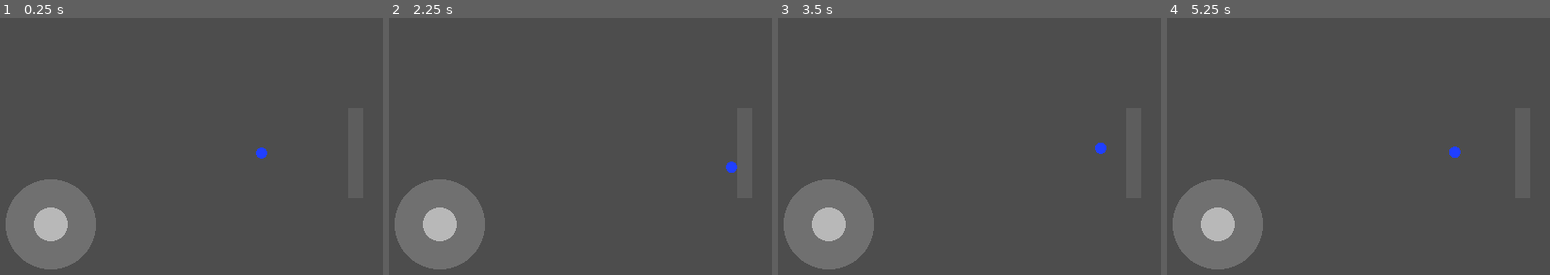
Above: before the commit, frames 1-4 (left to right).
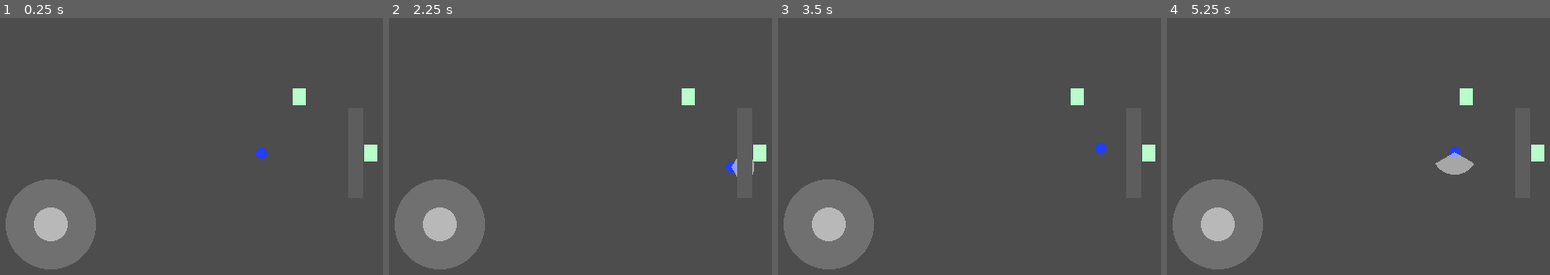
Above: after the commit, the same moments.

Repository: arturan2101/diplome_game
Game: Godot game, scene res://main/main.tscn
Same seed, same stepped clock (60 frames per second), same inputs: the game is played once before the commit and once after it.
Inputs (mouse positions are in pixels of both pictures, inside the frame that each line leads up to):
- Up to frame 1 (0.25 s): no input
- Up to frame 2 (2.25 s): tap Enter at 0.5 s; move the mouse to (outside the picture) at 0.52 s; hold D (move_right) 0.53-1.25 s; tap J (attack, bound only after the commit) at 0.6, 2.1 s; click (outside the picture) at 0.67 s; drag from (530, 169) to (618, 221) at 1.27 s; move the mouse to (710, 79) at 2.02 s; hold D (move_right) from 2.03 s (still down)
- Up to frame 3 (3.5 s): release D (move_right) at 2.75 s; tap Space at 2.75 s; drag from (1007, 221) to (858, 102) at 2.77 s
- Up to frame 4 (5.25 s): move the mouse to (outside the picture) at 3.52 s; hold A (move_left) 3.53-4.25 s; tap J (attack, bound only after the commit) at 3.6, 5.1 s; tap Enter at 4.25 s; drag from (1247, 102) to (1339, 69) at 4.27 s; move the mouse to (1458, 154) at 5.02 s; hold S (move_down) from 5.03 s (still down); click (1458, 154) at 5.17 s

The runs differ from the first frame. In frame 1, 0.5% of the frame differs, in the area x 76-99%, y 27-56%; in frame 2, 0.5%; in frame 3, 0.5%; in frame 4, 1.0%, in the area x 70-99%, y 27-61%.

Commit message:
Add sword single hit, damage system and training dummy
- WeaponData / MeleeWeaponData resources, Weapon / MeleeWeapon behaviour:
  arc hit detection via physics query, one hit per target per swing,
  line-of-sight check against the world layer
- DamageInfo (amount, source, source_id), Health and Hurtbox components
- TrainingDummy target, sword.tres, attack action on J
- 2D physics layer names; conventions recorded in CLAUDE.md
- tests/test_melee_weapon.gd

Co-Authored-By: Claude Opus 5.5 <noreply@anthropic.com>

Diff:
--- /dev/null
+++ b/actors/enemies/training_dummy.gd
@@ -0,0 +1,43 @@
+class_name TrainingDummy
+extends CharacterBody2D
+## Target for testing weapons: flashes when hit, prints the hit, restores itself after "death".
+## A CharacterBody2D so that knockback can move it later.
+
+@export var health: Health
+## Visual node tinted on hit (the PlaceholderShape for now).
+@export var visual: CanvasItem
+@export var hit_color: Color = Color(1.0, 0.3, 0.3)
+@export var defeated_color: Color = Color(1.0, 1.0, 1.0, 0.3)
+## Seconds for the hit tint to fade.
+@export var flash_duration: float = 0.15
+## Seconds before a defeated dummy restores its health.
+@export var restore_delay: float = 1.0
+
+var _flash_tween: Tween = null
+
+
+func _ready() -> void:
+	health.damaged.connect(_on_damaged)
+	health.died.connect(_on_died)
+
+
+func _on_damaged(info: DamageInfo) -> void:
+	print("%s: %d damage from %s, hp %d/%d" % [name, info.amount, info.source_id, health.hp, health.max_hp])
+	_stop_flash()
+	visual.modulate = hit_color
+	_flash_tween = create_tween()
+	_flash_tween.tween_property(visual, "modulate", Color.WHITE, flash_duration)
+
+
+func _on_died(_info: DamageInfo) -> void:
+	_stop_flash()
+	visual.modulate = defeated_color
+	await get_tree().create_timer(restore_delay).timeout
+	health.reset()
+	visual.modulate = Color.WHITE
+	print("%s: restored" % name)
+
+
+func _stop_flash() -> void:
+	if _flash_tween != null:
+		_flash_tween.kill()
--- /dev/null
+++ b/actors/enemies/training_dummy.tscn
@@ -0,0 +1,44 @@
+[gd_scene format=3 uid="uid://dqytegvmgnaim"]
+
+[ext_resource type="Script" uid="uid://fe4xrj1h6seq" path="res://actors/enemies/training_dummy.gd" id="1_1a3ta"]
+[ext_resource type="Script" uid="uid://di3pkn0s3mymi" path="res://actors/placeholder_shape.gd" id="2_s2bpk"]
+[ext_resource type="Script" uid="uid://bech2h0liorq5" path="res://combat/health.gd" id="3_4apxh"]
+[ext_resource type="Script" uid="uid://dbyxqej24j4mh" path="res://combat/hurtbox.gd" id="4_dimja"]
+
+[sub_resource type="CircleShape2D" id="CircleShape2D_ndusb"]
+radius = 7.0
+
+[sub_resource type="CircleShape2D" id="CircleShape2D_4imvi"]
+radius = 8.0
+
+[node name="TrainingDummy" type="CharacterBody2D" unique_id=1620336158 node_paths=PackedStringArray("health", "visual")]
+collision_layer = 4
+script = ExtResource("1_1a3ta")
+health = NodePath("Health")
+visual = NodePath("PlaceholderShape")
+metadata/_custom_type_script = "uid://fe4xrj1h6seq"
+
+[node name="CollisionShape2D" type="CollisionShape2D" parent="." unique_id=1368573064]
+shape = SubResource("CircleShape2D_ndusb")
+
+[node name="PlaceholderShape" type="Node2D" parent="." unique_id=1215974679]
+script = ExtResource("2_s2bpk")
+shape_type = 1
+size = Vector2(14, 18)
+color = Color(0.7167339, 0.99404186, 0.7931544, 1)
+metadata/_custom_type_script = "uid://di3pkn0s3mymi"
+
+[node name="Health" type="Node" parent="." unique_id=1108304420]
+script = ExtResource("3_4apxh")
+max_hp = 50
+metadata/_custom_type_script = "uid://bech2h0liorq5"
+
+[node name="Hurtbox" type="Area2D" parent="." unique_id=979687641 node_paths=PackedStringArray("health")]
+collision_layer = 16
+collision_mask = 0
+script = ExtResource("4_dimja")
+health = NodePath("../Health")
+metadata/_custom_type_script = "uid://dbyxqej24j4mh"
+
+[node name="CollisionShape2D" type="CollisionShape2D" parent="Hurtbox" unique_id=797760339]
+shape = SubResource("CircleShape2D_4imvi")
--- a/actors/player/player.gd
+++ b/actors/player/player.gd
@@ -1,7 +1,7 @@
 class_name Player
 extends CharacterBody2D
-## Player character with top-down movement.
-## Reads only Input Map actions, so keyboard and the touch joystick drive it the same way.
+## Player character: top-down movement and attacks with the equipped weapon.
+## Reads only Input Map actions, so keyboard and touch controls drive it the same way.
 
 ## Maximum speed in pixels per second.
 @export var move_speed: float = 90.0
@@ -9,17 +9,41 @@
 @export var acceleration: float = 900.0
 ## How quickly the player stops when there is no input, in pixels per second squared.
 @export var deceleration: float = 1200.0
+## Weapon the player starts with. Later it is chosen before the run.
+@export var starting_weapon: WeaponData
 
-## Last non-zero movement direction (unit vector). Used later by attacks and auto-aim.
+## Last non-zero movement direction (unit vector). Used by attacks and later by auto-aim.
 var facing: Vector2 = Vector2.RIGHT
+## Currently equipped weapon node, null when unarmed.
+var weapon: Weapon = null
 
 
 func _ready() -> void:
 	# Top-down game: no floor or gravity, every collision is treated as a wall.
 	motion_mode = CharacterBody2D.MOTION_MODE_FLOATING
+	if starting_weapon != null:
+		equip(starting_weapon)
 
 
 func _physics_process(delta: float) -> void:
+	_move(delta)
+	if weapon != null and Input.is_action_just_pressed("attack"):
+		weapon.try_attack(facing)
+
+
+## Replaces the current weapon with a new one built from weapon_data.
+func equip(weapon_data: WeaponData) -> void:
+	if weapon_data.weapon_scene == null:
+		push_error("Weapon %s has no weapon_scene" % weapon_data.id)
+		return
+	if weapon != null:
+		weapon.queue_free()
+	weapon = weapon_data.weapon_scene.instantiate() as Weapon
+	weapon.setup(weapon_data, self)
+	add_child(weapon)
+
+
+func _move(delta: float) -> void:
 	# Length is at most 1, and below 1 when a joystick is only partly tilted.
 	var input_dir: Vector2 = Input.get_vector("move_left", "move_right", "move_up", "move_down")
 	if input_dir != Vector2.ZERO:
--- a/actors/player/player.tscn
+++ b/actors/player/player.tscn
@@ -2,12 +2,16 @@
 
 [ext_resource type="Script" uid="uid://cudcxsst6v8xw" path="res://actors/player/player.gd" id="1_ilk7j"]
 [ext_resource type="Script" uid="uid://di3pkn0s3mymi" path="res://actors/placeholder_shape.gd" id="2_ax26v"]
+[ext_resource type="Resource" uid="uid://bbblvshpl8u70" path="res://combat/weapons/sword.tres" id="2_lsqbn"]
 
 [sub_resource type="CircleShape2D" id="CircleShape2D_ndusb"]
 radius = 6.0
 
 [node name="Player" type="CharacterBody2D" unique_id=282258107]
+collision_layer = 2
+collision_mask = 5
 script = ExtResource("1_ilk7j")
+starting_weapon = ExtResource("2_lsqbn")
 
 [node name="CollisionShape2D" type="CollisionShape2D" parent="." unique_id=1846017841]
 shape = SubResource("CircleShape2D_ndusb")
--- /dev/null
+++ b/combat/damage_info.gd
@@ -0,0 +1,17 @@
+class_name DamageInfo
+extends RefCounted
+## One instance of damage: how much and who dealt it.
+## Travels weapon -> Hurtbox -> Health -> signals, so telemetry can count damage
+## per enemy type and per weapon.
+
+var amount: int = 0
+## Node that dealt the damage (the player or an enemy). It may be freed later, so read it right away.
+var source: Node = null
+## Stable id of what dealt the damage: weapon id (&"sword") or enemy type (&"skeleton").
+var source_id: StringName = &""
+
+
+func _init(damage_amount: int = 0, damage_source: Node = null, damage_source_id: StringName = &"") -> void:
+	amount = damage_amount
+	source = damage_source
+	source_id = damage_source_id
--- /dev/null
+++ b/combat/health.gd
@@ -0,0 +1,35 @@
+class_name Health
+extends Node
+## Hit points of any actor: player, enemies, training dummy.
+## Reports changes with signals, so it does not need to know who owns it.
+
+## Emitted after damage is applied; hp is already reduced.
+signal damaged(info: DamageInfo)
+## Emitted once when hp reaches zero; info describes the killing blow.
+signal died(info: DamageInfo)
+
+@export var max_hp: int = 100
+
+var hp: int = 0
+
+
+func _ready() -> void:
+	hp = max_hp
+
+
+func take_damage(info: DamageInfo) -> void:
+	if is_dead() or info.amount <= 0:
+		return
+	hp = maxi(hp - info.amount, 0)
+	damaged.emit(info)
+	if hp == 0:
+		died.emit(info)
+
+
+func is_dead() -> bool:
+	return hp <= 0
+
+
+## Restores full health (restored dummy, new run).
+func reset() -> void:
+	hp = max_hp
--- /dev/null
+++ b/combat/hurtbox.gd
@@ -0,0 +1,17 @@
+class_name Hurtbox
+extends Area2D
+## Area that attacks can hit. Forwards every hit to the owner's Health.
+## Put it on a hurtbox physics layer (player_hurtbox or enemy_hurtbox).
+
+## Health that receives the damage, usually a sibling node.
+@export var health: Health
+
+
+func _ready() -> void:
+	if health == null:
+		push_warning("Hurtbox %s has no Health assigned" % get_path())
+
+
+func receive_hit(info: DamageInfo) -> void:
+	if health != null:
+		health.take_damage(info)
--- /dev/null
+++ b/combat/weapons/melee_weapon.gd
@@ -0,0 +1,102 @@
+class_name MeleeWeapon
+extends Weapon
+## Sword-like weapon. During a short swing it damages every Hurtbox inside an arc
+## in front of the wielder: each target at most once per swing, never through walls.
+
+## Number of segments used to draw the placeholder arc.
+const ARC_SEGMENTS: int = 12
+
+## Physics layers of the hurtboxes this weapon can damage (enemy_hurtbox).
+@export_flags_2d_physics var target_mask: int = 16
+## Physics layers that block hits (world).
+@export_flags_2d_physics var wall_mask: int = 1
+## Colour of the placeholder swing arc.
+@export var arc_color: Color = Color(1.0, 1.0, 1.0, 0.5)
+
+var _stats: MeleeWeaponData = null
+var _query: PhysicsShapeQueryParameters2D = PhysicsShapeQueryParameters2D.new()
+var _swing_direction: Vector2 = Vector2.RIGHT
+var _swing_time_left: float = 0.0
+var _cooldown_left: float = 0.0
+## Hurtboxes already damaged by the current swing.
+var _hit_this_swing: Array[Hurtbox] = []
+
+
+func setup(weapon_data: WeaponData, weapon_wielder: Node2D) -> void:
+	super(weapon_data, weapon_wielder)
+	_stats = weapon_data as MeleeWeaponData
+	if _stats == null:
+		push_error("MeleeWeapon needs MeleeWeaponData, got %s" % weapon_data)
+		return
+	# The query asks the physics engine which hurtboxes are inside a circle of radius reach.
+	var reach_shape: CircleShape2D = CircleShape2D.new()
+	reach_shape.radius = _stats.reach
+	_query.shape = reach_shape
+	_query.collision_mask = target_mask
+	_query.collide_with_areas = true
+	_query.collide_with_bodies = false
+
+
+func try_attack(direction: Vector2) -> void:
+	if _stats == null or direction.is_zero_approx():
+		return
+	if _swing_time_left > 0.0 or _cooldown_left > 0.0:
+		return
+	_swing_direction = direction.normalized()
+	_swing_time_left = _stats.attack_duration
+	_cooldown_left = _stats.cooldown
+	_hit_this_swing.clear()
+	queue_redraw()
+
+
+func _physics_process(delta: float) -> void:
+	_cooldown_left = maxf(_cooldown_left - delta, 0.0)
+	if _swing_time_left <= 0.0:
+		return
+	# Checked every frame of the swing, so targets that walk into the arc are hit too.
+	_hit_targets_in_arc()
+	_swing_time_left -= delta
+	if _swing_time_left <= 0.0:
+		attack_finished.emit(_hit_this_swing.size())
+		queue_redraw()
+
+
+func _draw() -> void:
+	if _swing_time_left <= 0.0 or _stats == null:
+		return
+	var half_arc: float = deg_to_rad(_stats.arc_degrees) * 0.5
+	var start_angle: float = _swing_direction.angle() - half_arc
+	var points: PackedVector2Array = PackedVector2Array([Vector2.ZERO])
+	for i in ARC_SEGMENTS + 1:
+		var angle: float = start_angle + 2.0 * half_arc * i / ARC_SEGMENTS
+		points.append(Vector2.from_angle(angle) * _stats.reach)
+	draw_colored_polygon(points, arc_color)
+
+
+func _hit_targets_in_arc() -> void:
+	var space: PhysicsDirectSpaceState2D = get_world_2d().direct_space_state
+	_query.transform = Transform2D(0.0, global_position)
+	for result: Dictionary in space.intersect_shape(_query):
+		var hurtbox: Hurtbox = result["collider"] as Hurtbox
+		if hurtbox == null or hurtbox in _hit_this_swing:
+			continue
+		if not _is_in_arc(hurtbox.global_position):
+			continue
+		if not _has_line_of_sight(space, hurtbox.global_position):
+			continue
+		_hit_this_swing.append(hurtbox)
+		hurtbox.receive_hit(DamageInfo.new(_stats.damage, wielder, data.id))
+
+
+func _is_in_arc(target_position: Vector2) -> bool:
+	var to_target: Vector2 = target_position - global_position
+	if to_target.is_zero_approx():
+		return true
+	return absf(_swing_direction.angle_to(to_target)) <= deg_to_rad(_stats.arc_degrees) * 0.5
+
+
+## True if no wall lies on the straight line from the wielder to the target.
+func _has_line_of_sight(space: PhysicsDirectSpaceState2D, target_position: Vector2) -> bool:
+	var ray: PhysicsRayQueryParameters2D = PhysicsRayQueryParameters2D.create(
+			global_position, target_position, wall_mask)
+	return space.intersect_ray(ray).is_empty()
--- /dev/null
+++ b/combat/weapons/melee_weapon.tscn
@@ -0,0 +1,7 @@
+[gd_scene format=3 uid="uid://bfgh1odevltxd"]
+
+[ext_resource type="Script" uid="uid://b5bntoswx5tlc" path="res://combat/weapons/melee_weapon.gd" id="1_tct8c"]
+
+[node name="MeleeWeapon" type="Node2D" unique_id=1231685946]
+script = ExtResource("1_tct8c")
+metadata/_custom_type_script = "uid://b5bntoswx5tlc"
--- /dev/null
+++ b/combat/weapons/melee_weapon_data.gd
@@ -0,0 +1,14 @@
+class_name MeleeWeaponData
+extends WeaponData
+## Parameters of a melee weapon such as the sword. The behaviour lives in MeleeWeapon.
+
+## Damage dealt to each target hit by one swing.
+@export var damage: int = 10
+## Hit distance from the wielder's centre, in pixels.
+@export var reach: float = 24.0
+## Full width of the swing arc in degrees, centred on the attack direction.
+@export_range(10.0, 340.0) var arc_degrees: float = 120.0
+## How long one swing can hit targets, in seconds.
+@export var attack_duration: float = 0.15
+## Minimum time between the starts of two swings, in seconds.
+@export var cooldown: float = 0.35
--- /dev/null
+++ b/combat/weapons/sword.tres
@@ -0,0 +1,11 @@
+[gd_resource type="Resource" script_class="MeleeWeaponData" format=3 uid="uid://bbblvshpl8u70"]
+
+[ext_resource type="Script" uid="uid://nuho2ph11shq" path="res://combat/weapons/melee_weapon_data.gd" id="1_dljjw"]
+[ext_resource type="PackedScene" uid="uid://bfgh1odevltxd" path="res://combat/weapons/melee_weapon.tscn" id="2_03pyg"]
+
+[resource]
+script = ExtResource("1_dljjw")
+id = &"sword"
+display_name = "Sword"
+weapon_scene = ExtResource("2_03pyg")
+metadata/_custom_type_script = "uid://nuho2ph11shq"
--- /dev/null
+++ b/combat/weapons/weapon.gd
@@ -0,0 +1,24 @@
+class_name Weapon
+extends Node2D
+## Base class for weapon behaviour. The player creates it from WeaponData.weapon_scene,
+## calls its methods (downward) and listens to its signals (upward).
+
+## Emitted when an attack ends. targets_hit is how many targets took damage (for accuracy).
+@warning_ignore("unused_signal")
+signal attack_finished(targets_hit: int)
+
+## Parameters of this weapon (a WeaponData subclass).
+var data: WeaponData = null
+## Actor holding the weapon; becomes DamageInfo.source.
+var wielder: Node2D = null
+
+
+## Called by the wielder right after creating the weapon, before adding it to the tree.
+func setup(weapon_data: WeaponData, weapon_wielder: Node2D) -> void:
+	data = weapon_data
+	wielder = weapon_wielder
+
+
+## Starts an attack towards direction if the weapon is ready. Subclasses implement it.
+func try_attack(_direction: Vector2) -> void:
+	pass
--- /dev/null
+++ b/combat/weapons/weapon_data.gd
@@ -0,0 +1,10 @@
+class_name WeaponData
+extends Resource
+## Data shared by every weapon. A concrete weapon is a .tres file of a subclass
+## (for example MeleeWeaponData), so a new weapon needs no new code.
+
+## Stable id used in logs and telemetry, e.g. &"sword".
+@export var id: StringName = &""
+@export var display_name: String = ""
+## Scene with the weapon behaviour (root node is a Weapon), created when the weapon is equipped.
+@export var weapon_scene: PackedScene
--- a/main/main.tscn
+++ b/main/main.tscn
@@ -1,5 +1,6 @@
 [gd_scene format=3 uid="uid://clx07jmctk3k4"]
 
+[ext_resource type="PackedScene" uid="uid://dqytegvmgnaim" path="res://actors/enemies/training_dummy.tscn" id="1_c651c"]
 [ext_resource type="PackedScene" uid="uid://d086msg16gvvh" path="res://actors/player/player.tscn" id="1_pjrb6"]
 [ext_resource type="Script" uid="uid://di3pkn0s3mymi" path="res://actors/placeholder_shape.gd" id="2_xwkvk"]
 [ext_resource type="Script" uid="uid://bp2xjhxfnu8nw" path="res://ui/touch_joystick.gd" id="3_xwkvk"]
@@ -8,6 +9,12 @@
 size = Vector2(16, 96)
 
 [node name="Main" type="Node2D" unique_id=1844842302]
+
+[node name="TrainingDummy2" parent="." unique_id=1620336158 instance=ExtResource("1_c651c")]
+position = Vector2(360, 120)
+
+[node name="TrainingDummy" parent="." unique_id=869666450 instance=ExtResource("1_c651c")]
+position = Vector2(436, 180)
 
 [node name="Player" parent="." unique_id=282258107 instance=ExtResource("1_pjrb6")]
 position = Vector2(320, 180)
--- a/project.godot
+++ b/project.godot
@@ -51,10 +51,23 @@
 , Object(InputEventKey,"resource_local_to_scene":false,"resource_name":"","device":-1,"window_id":0,"alt_pressed":false …(186 unchanged characters)…
 ]
 }
+attack={
+"deadzone": 0.2,
+"events": [Object(InputEventKey,"resource_local_to_scene":false,"resource_name":"","device":-1,"window_id":0,"alt_pressed":false,"shift_pressed":false,"ctrl_pressed":false,"meta_pressed":false,"pressed":false,"keycode":0,"physical_keycode":74,"key_label":0,"unicode":1086,"location":0,"echo":false,"script":null)
+]
+}
 
 [input_devices]
 
 pointing/emulate_touch_from_mouse=true
+
+[layer_names]
+
+2d_physics/layer_1="world"
+2d_physics/layer_2="player"
+2d_physics/layer_3="enemies"
+2d_physics/layer_4="player_hurtbox"
+2d_physics/layer_5="enemy_hurtbox"
 
 [physics]
 
--- /dev/null
+++ b/tests/test_melee_weapon.gd
@@ -0,0 +1,123 @@
+extends SceneTree
+## Headless test for MeleeWeapon: arc, reach, walls, one hit per swing, cooldown, DamageInfo.
+## Builds a tiny scene in code, so it does not depend on .tscn files.
+## Exit code = number of failed checks.
+## Run: godot --headless --path . --script res://tests/test_melee_weapon.gd
+
+const WIELDER_POSITION: Vector2 = Vector2(100.0, 100.0)
+## Physics layer bits, same as the project layer names.
+const WORLD_LAYER: int = 1
+const ENEMY_HURTBOX_LAYER: int = 16
+const TARGET_HP: int = 50
+const TARGET_RADIUS: float = 8.0
+## Physics frames to let new bodies enter the physics space.
+const SETTLE_FRAMES: int = 2
+## Physics frames that surely cover a whole swing (0.15 s = 9 frames at 60 Hz).
+const SWING_FRAMES: int = 30
+## Physics frames after which the swing is over but the cooldown is not (0.3 s = 18 frames).
+const MID_COOLDOWN_FRAMES: int = 12
+
+var _failures: int = 0
+var _swing_results: Array[int] = []
+var _received: Array[DamageInfo] = []
+
+
+func _initialize() -> void:
+	await process_frame
+
+	var stats: MeleeWeaponData = MeleeWeaponData.new()
+	stats.id = &"sword"
+	stats.damage = 10
+	stats.reach = 40.0
+	stats.arc_degrees = 120.0
+	stats.attack_duration = 0.15
+	stats.cooldown = 0.3
+
+	var wielder: Node2D = Node2D.new()
+	wielder.position = WIELDER_POSITION
+	root.add_child(wielder)
+	var weapon: MeleeWeapon = MeleeWeapon.new()
+	weapon.setup(stats, wielder)
+	weapon.attack_finished.connect(func(targets_hit: int) -> void: _swing_results.append(targets_hit))
+	wielder.add_child(weapon)
+
+	var front: Health = _add_target(WIELDER_POSITION + Vector2(25.0, 0.0))
+	var behind: Health = _add_target(WIELDER_POSITION + Vector2(-25.0, 0.0))
+	var far: Health = _add_target(WIELDER_POSITION + Vector2(60.0, 10.0))
+	var walled: Health = _add_target(WIELDER_POSITION + Vector2(0.0, 30.0))
+	_add_wall(WIELDER_POSITION + Vector2(0.0, 15.0), Vector2(40.0, 4.0))
+	front.damaged.connect(func(info: DamageInfo) -> void: _received.append(info))
+	await _physics_frames(SETTLE_FRAMES)
+
+	# Swing right: only the target in front is hit, and only once over many frames.
+	weapon.try_attack(Vector2.RIGHT)
+	weapon.try_attack(Vector2.RIGHT)
+	await _physics_frames(SWING_FRAMES)
+	_check(front.hp == TARGET_HP - 10, "target in arc is hit exactly once per swing")
+	_check(behind.hp == TARGET_HP, "target behind the wielder is not hit")
+	_check(far.hp == TARGET_HP, "target out of reach is not hit")
+	_check(_swing_results == ([1] as Array[int]), "attack_finished reports 1 target")
+	_check(_received.size() == 1 and _received[0].amount == 10 and _received[0].source == wielder
+			and _received[0].source_id == &"sword", "DamageInfo carries amount, source and source_id")
+
+	# Swing down: the only target there is behind a wall.
+	weapon.try_attack(Vector2.DOWN)
+	await _physics_frames(SWING_FRAMES)
+	_check(walled.hp == TARGET_HP, "wall blocks the hit")
+	_check(_swing_results == ([1, 0] as Array[int]), "missed swing reports 0 targets")
+
+	# Cooldown: an attack right after a finished swing is ignored.
+	weapon.try_attack(Vector2.RIGHT)
+	await _physics_frames(MID_COOLDOWN_FRAMES)
+	weapon.try_attack(Vector2.RIGHT)
+	await _physics_frames(SWING_FRAMES)
+	_check(front.hp == TARGET_HP - 20, "attack during cooldown is ignored")
+	weapon.try_attack(Vector2.RIGHT)
+	await _physics_frames(SWING_FRAMES)
+	_check(front.hp == TARGET_HP - 30, "attack works again after cooldown")
+
+	print("ALL PASSED" if _failures == 0 else "%d FAILED" % _failures)
+	quit(_failures)
+
+
+func _add_target(at: Vector2) -> Health:
+	var hurtbox: Hurtbox = Hurtbox.new()
+	hurtbox.position = at
+	hurtbox.collision_layer = ENEMY_HURTBOX_LAYER
+	hurtbox.collision_mask = 0
+	var shape: CollisionShape2D = CollisionShape2D.new()
+	var circle: CircleShape2D = CircleShape2D.new()
+	circle.radius = TARGET_RADIUS
+	shape.shape = circle
+	hurtbox.add_child(shape)
+	var health: Health = Health.new()
+	health.max_hp = TARGET_HP
+	hurtbox.add_child(health)
+	hurtbox.health = health
+	root.add_child(hurtbox)
+	return health
+
+
+func _add_wall(at: Vector2, size: Vector2) -> void:
+	var wall: StaticBody2D = StaticBody2D.new()
+	wall.position = at
+	wall.collision_layer = WORLD_LAYER
+	var shape: CollisionShape2D = CollisionShape2D.new()
+	var rect: RectangleShape2D = RectangleShape2D.new()
+	rect.size = size
+	shape.shape = rect
+	wall.add_child(shape)
+	root.add_child(wall)
+
+
+func _physics_frames(count: int) -> void:
+	for _i in count:
+		await physics_frame
+
+
+func _check(condition: bool, description: String) -> void:
+	if condition:
+		print("PASS: ", description)
+	else:
+		print("FAIL: ", description)
+		_failures += 1
Not shown, added: actors/enemies/training_dummy.gd.uid
Not shown, added: combat/damage_info.gd.uid
Not shown, added: combat/health.gd.uid
Not shown, added: combat/hurtbox.gd.uid
Not shown, added: combat/weapons/melee_weapon.gd.uid
Not shown, added: combat/weapons/melee_weapon_data.gd.uid
Not shown, added: combat/weapons/weapon.gd.uid
Not shown, added: combat/weapons/weapon_data.gd.uid
Not shown, added: tests/test_melee_weapon.gd.uid
Not shown, changed: CLAUDE.md
Not shown, changed: docs/ai-usage-log.md
